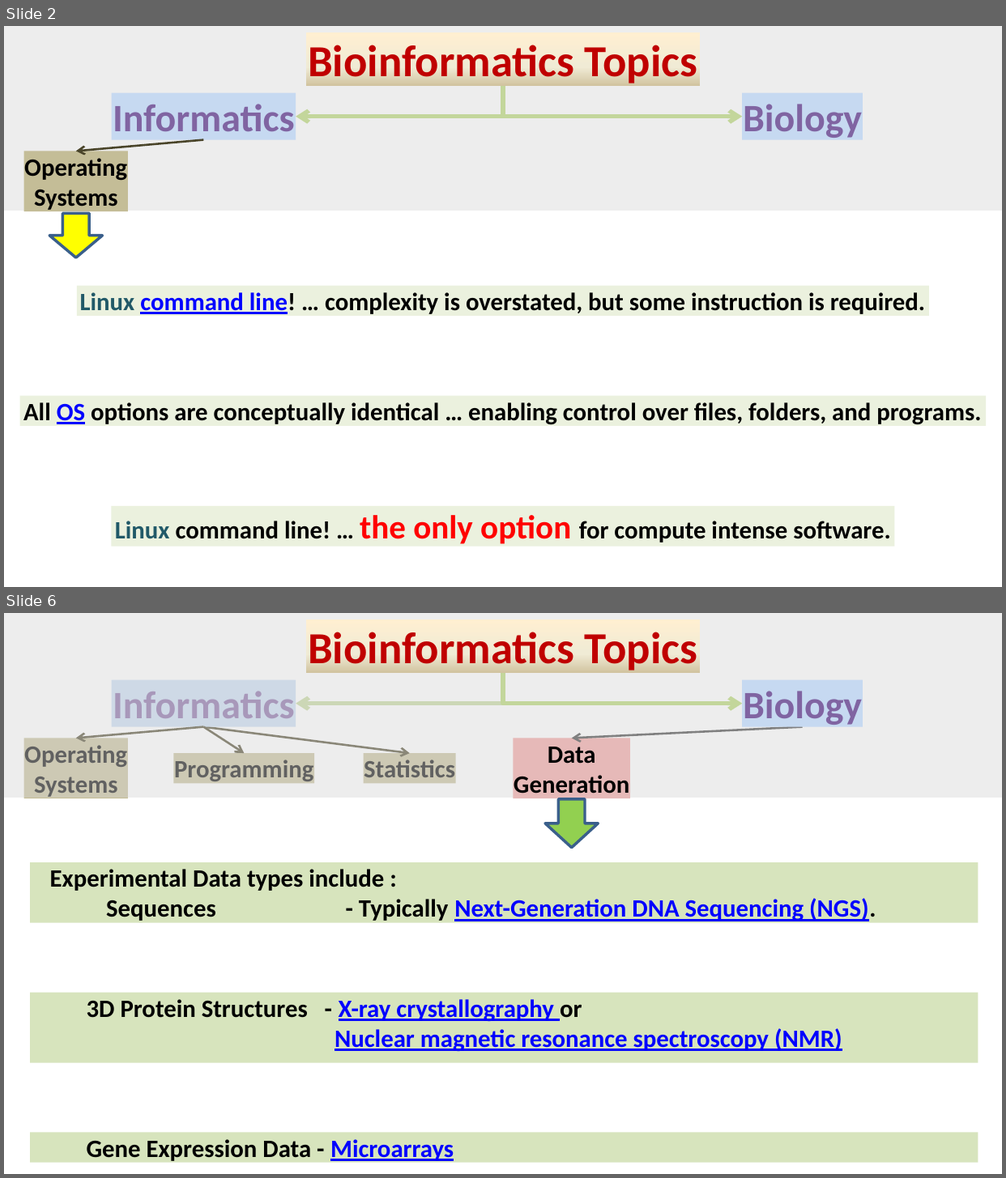
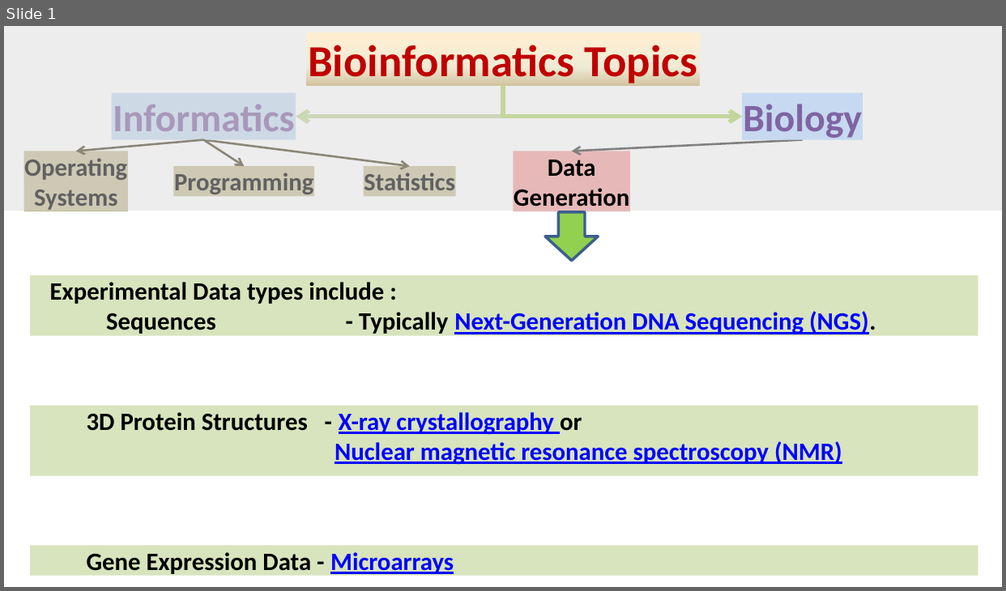
Before and after one commit to BioinformaticsTraining/Introduction-to-Bioinformatics, a slide deck: Presentations/01-Bioinformatics_Topics_Full/Part01/01-Bioinformatics_Topics-p1.pptx. Shown one above the other, each under a label of ours: slides 2 and 6 before the commit, slide 1 after it; the slides between them are not shown. The pictures are 1006x1178 and 1006x591 pixels, drawn with LibreOffice and Linux fonts; fonts in the diff are those of the drawing. Boxes give left, top, right and bottom in pixels: in the first picture for what was removed or moved away, otherwise in the second. Text is boxed around its words. In the diff, an @@ line names an element or a change of style, - is before the commit and + after.

```diff
--- a/Presentations/01-Bioinformatics_Topics_Full/Part01/01-Bioinformatics_Topics-p1.pptx
+++ b/Presentations/01-Bioinformatics_Topics_Full/Part01/01-Bioinformatics_Topics-p1.pptx
@@ slide 2 removed at <box>4,26,1002,587</box>, background #FFFFFF @@
@@ rectangle removed at <box>4,26,1002,211</box> @@
@@ rectangle removed at <box>306,32,701,86</box> @@
-Bioinformatics Topics
@@ rectangle removed at <box>112,93,296,139</box> @@
-Informatics
@@ elbow arrow removed from (503, 86) to (296, 117) @@
@@ elbow arrow removed from (503, 86) to (743, 117) @@
@@ rectangle removed at <box>743,93,863,139</box> @@
-Biology
@@ arrow removed from (203, 139) to (76, 151) @@
@@ rectangle removed at <box>24,151,128,211</box> @@
-Operating
-Systems
@@ down arrow removed at <box>50,214,103,258</box> @@
@@ rectangle removed at <box>77,285,929,315</box> @@
-Linux command line! … complexity is overstated, but some instruction is required.
@@ rectangle removed at <box>20,396,986,426</box> @@
-All OS options are conceptually identical … enabling control over files, folders, and programs.
@@ rectangle removed at <box>112,506,895,546</box> @@
-Linux command line! … the only option for compute intense software.
@@ what was slide 6 is now slide 1 @@
```
Also in this commit, not shown: 4 other slides removed, 7 other files.
